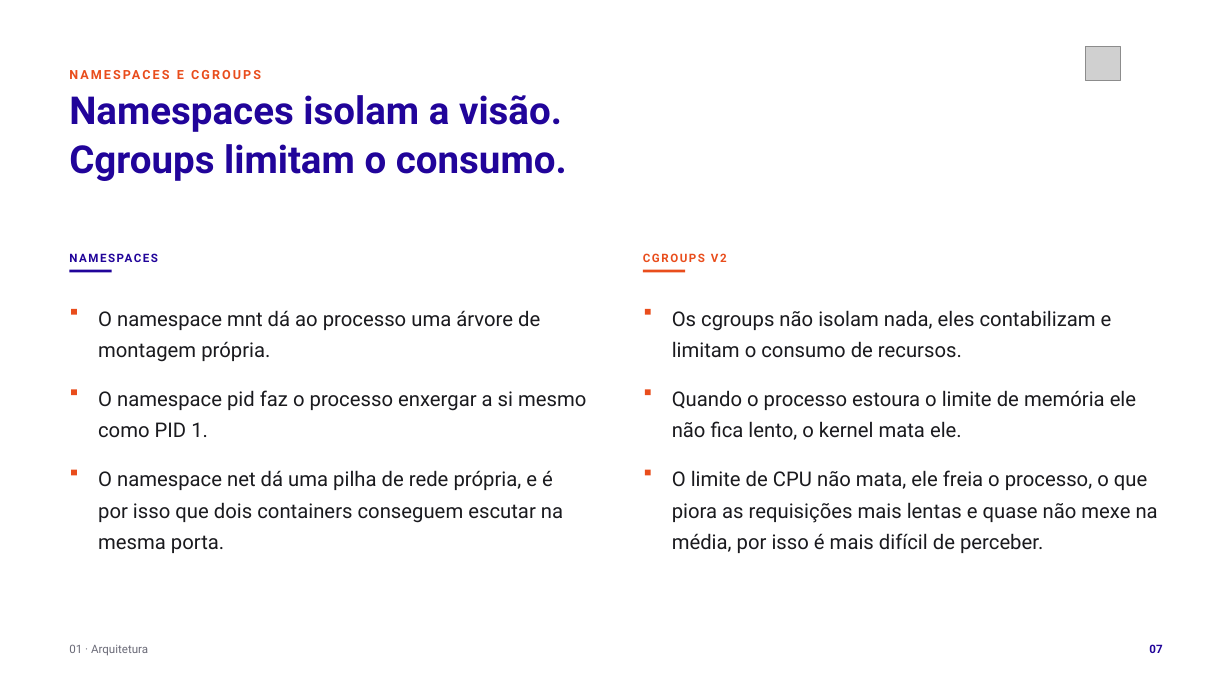
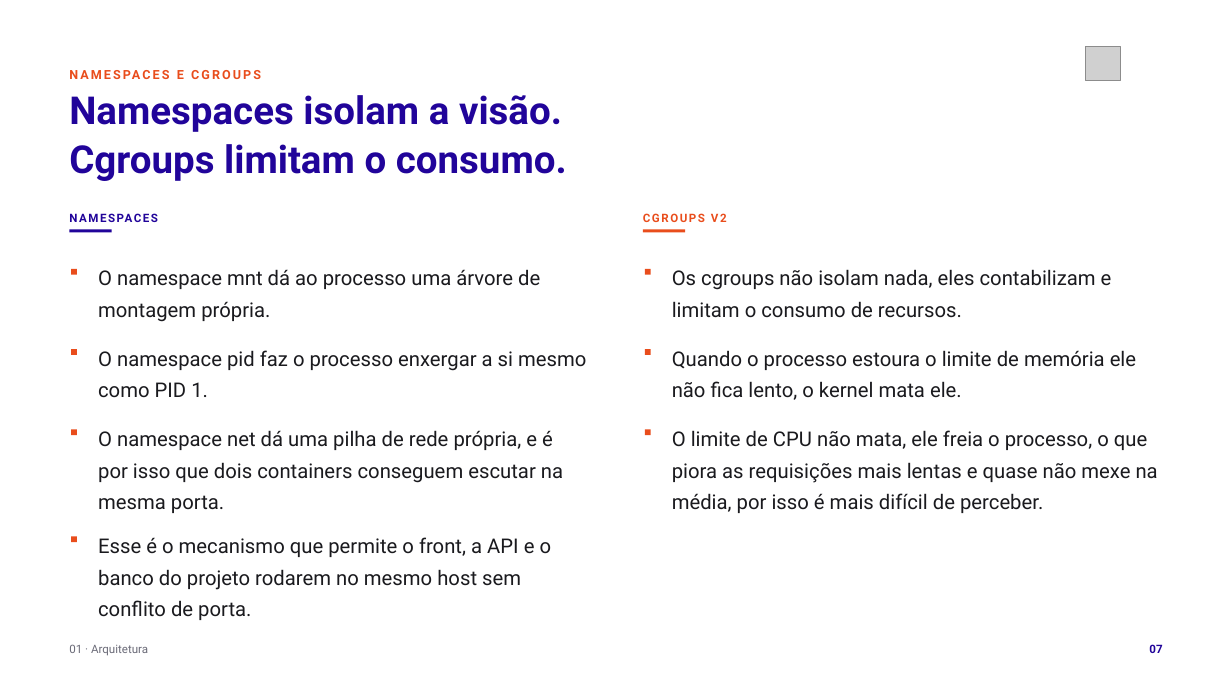
Before and after one commit to tcpassos/invite-app, a slide deck: slide 7 of trabalhos/T1-Docker-Invite-People.pptx. Drawn at 1232x693 pixels with LibreOffice and Linux fonts; fonts in the diff are those of the drawing; grey boxes stand for pictures. Boxes give left, top, right and bottom in pixels: in the first picture for what was removed or moved away, otherwise in the second. Text is boxed around its words. In the diff, an @@ line names an element or a change of style, - is before the commit and + after.

Commit message:
docs: liga cada slide tecnico do T1 ao projeto e corrige a linha que ficou so no gerador dos artboards

```diff
--- a/trabalhos/T1-Docker-Invite-People.pptx
+++ b/trabalhos/T1-Docker-Invite-People.pptx
@@ 8 texts, 8 rectangles: place and size @@
-8 texts, 8 rectangles at [69,249,1158,553]
+8 texts, 8 rectangles at [69,208,1158,513]
@@ rectangle added at [71,537,77,543], fill #E94D1C @@
@@ text added at [98,537,552,620], 15.8 pt, text #1A1A1E @@
+Esse é o mecanismo que permite o front, a API e o banco do projeto rodarem no mesmo host sem conflito de porta.
```
Also in this commit, not shown: 5 other slides changed, 9 other files.
